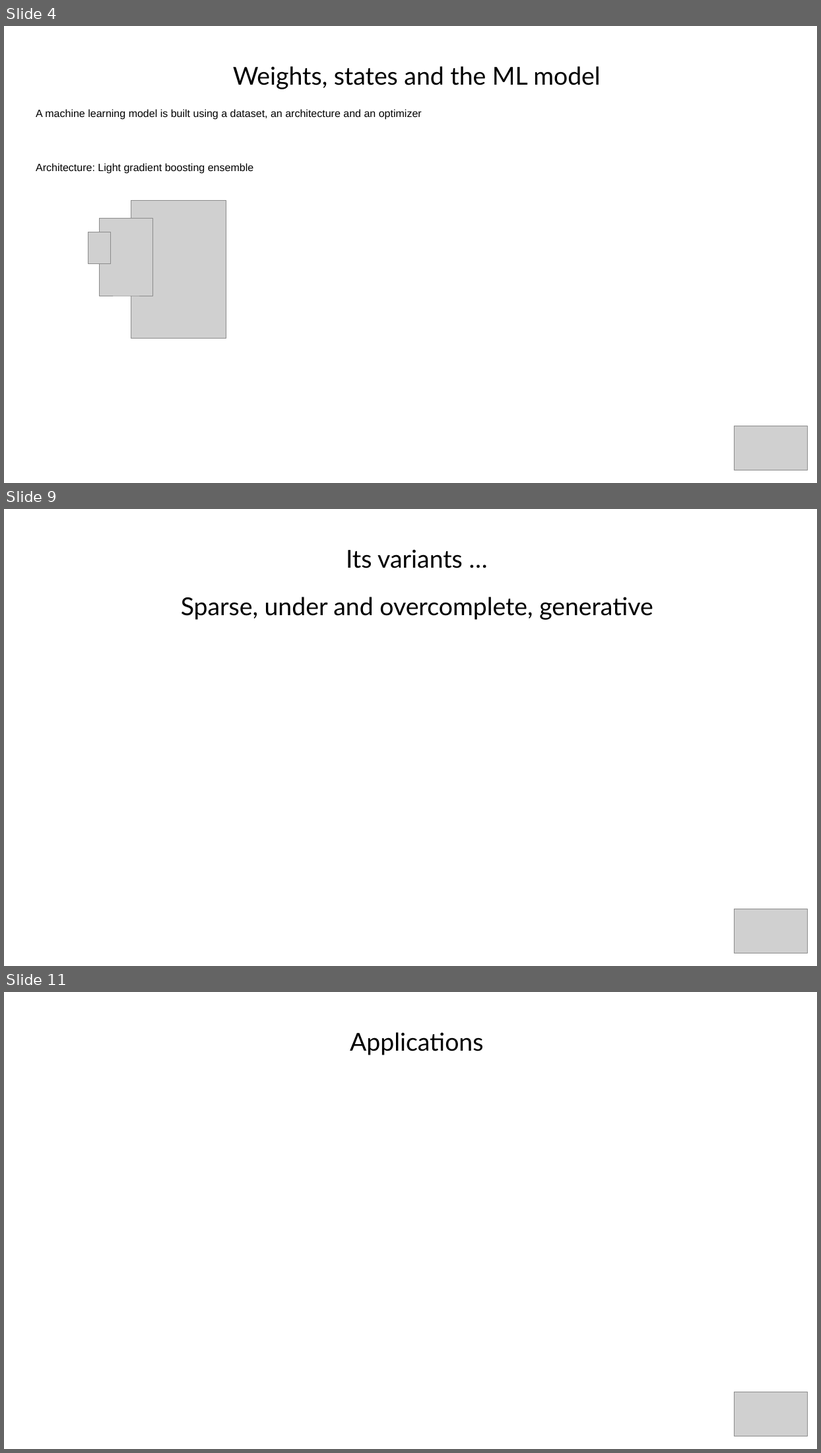
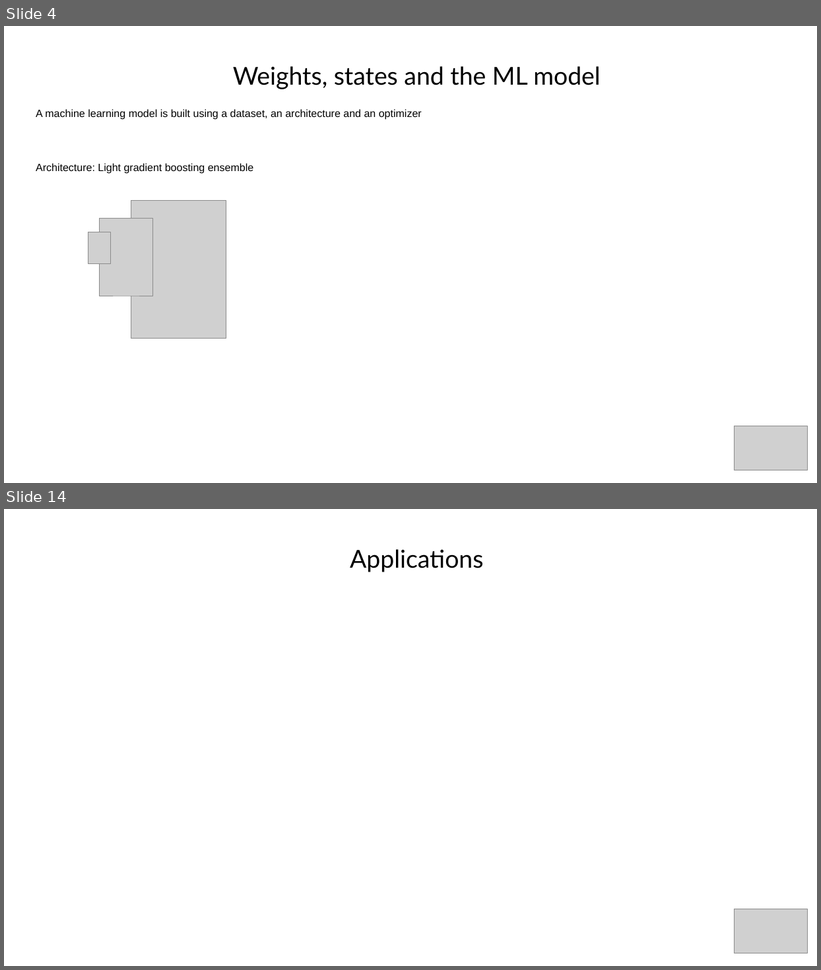
Before and after one commit to akinwilson/heed, a slide deck: representation-learning.odp. Shown one above the other, each under a label of ours: slides 4, 9 and 11 before the commit, slides 4 and 14 after it; the slides between them are not shown. The pictures are 821x1453 and 821x970 pixels, drawn with LibreOffice and Linux fonts; fonts in the diff are those of the drawing; grey boxes stand for pictures; background and template pictures are left out. Boxes give left, top, right and bottom in pixels: in the first picture for what was removed or moved away, otherwise in the second. Text is boxed around its words. In the diff, an @@ line names an element or a change of style, - is before the commit and + after.

```diff
--- a/representation-learning.odp
+++ b/representation-learning.odp
@@ slide 9 removed at [4,509,817,966], background #FFFFFF @@
@@ title removed at [346,549,463,568] @@
-Its variants …
@@ title removed at [181,597,653,620] @@
-Sparse, under and overcomplete, generative
@@ picture removed at [735,909,808,954] @@
@@ what was slide 11 is now slide 14 @@
```
Also in this commit, not shown: 4 slides changed, 5 slides added, 1 other slide removed.
